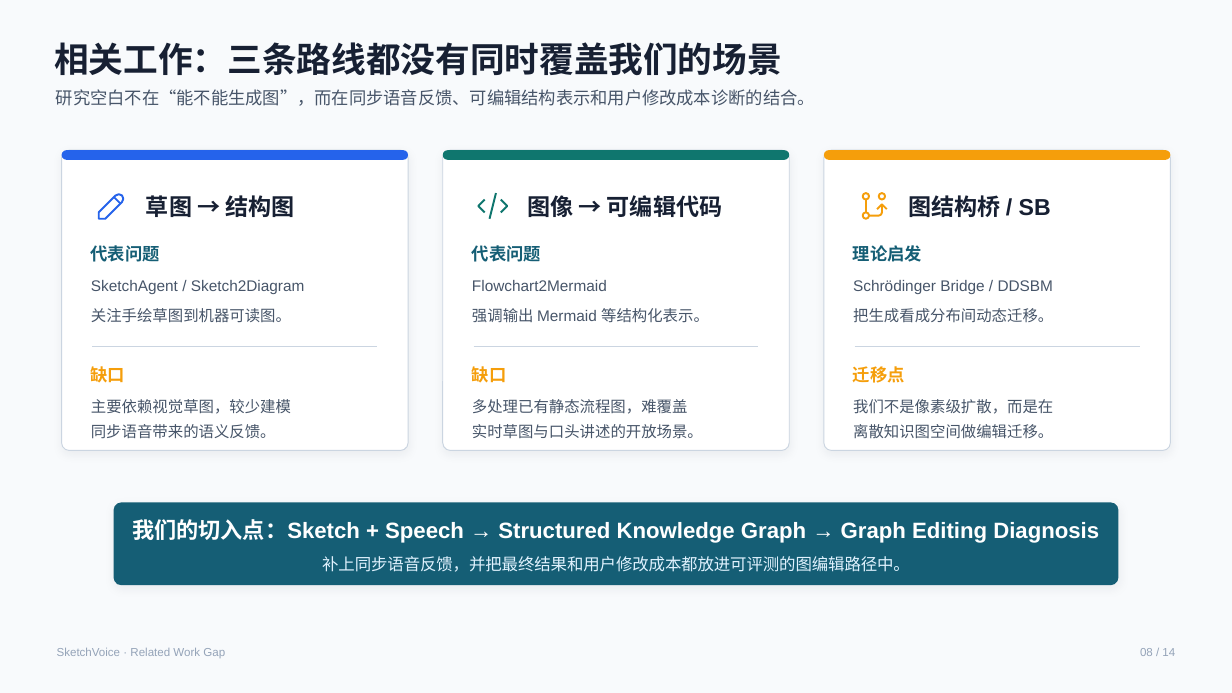
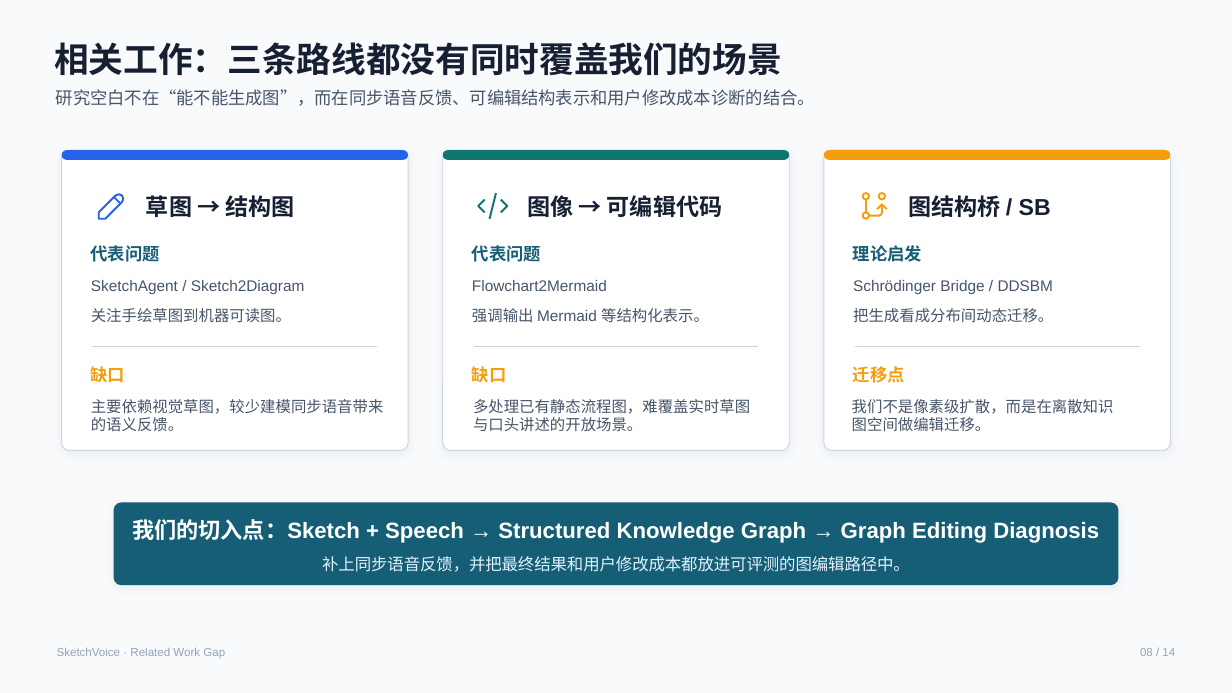
Before and after one commit to zane-gao/voice_BIG, a slide deck: slide 8 of projects/sketchvoice-mmsb-graph-product-defense_ppt169_20260614/exports/sketchvoice-mmsb-graph-product-defense_20260614_162618.pptx. Drawn at 1232x693 pixels with LibreOffice and Linux fonts; fonts in the diff are those of the drawing. Boxes give left, top, right and bottom in pixels: in the first picture for what was removed or moved away, otherwise in the second. Text is boxed around its words. In the diff, an @@ line names an element or a change of style, - is before the commit and + after.

```diff
--- a/projects/sketchvoice-mmsb-graph-product-defense_ppt169_20260614/exports/sketchvoice-mmsb-graph-product-defense_20260614_162618.pptx
+++ b/projects/sketchvoice-mmsb-graph-product-defense_ppt169_20260614/exports/sketchvoice-mmsb-graph-product-defense_20260614_162618.pptx
@@ text at (91, 399, 384, 431): text changed @@
-主要依赖视觉草图，较少建模
+主要依赖视觉草图，较少建模同步语音带来的语义反馈。
@@ text removed at (472, 399, 688, 414) @@
-多处理已有静态流程图，难覆盖
@@ text at (473, 399, 750, 432): text changed @@
-实时草图与口头讲述的开放场景。
+多处理已有静态流程图，难覆盖实时草图与口头讲述的开放场景。
@@ text at (852, 399, 1114, 432): text changed @@
-离散知识图空间做编辑迁移。
+我们不是像素级扩散，而是在离散知识图空间做编辑迁移。
@@ text removed at (853, 399, 1053, 414) @@
-我们不是像素级扩散，而是在
@@ text removed at (91, 424, 276, 439) @@
-同步语音带来的语义反馈。
```
Also in this commit, not shown: 10 other slides changed.
